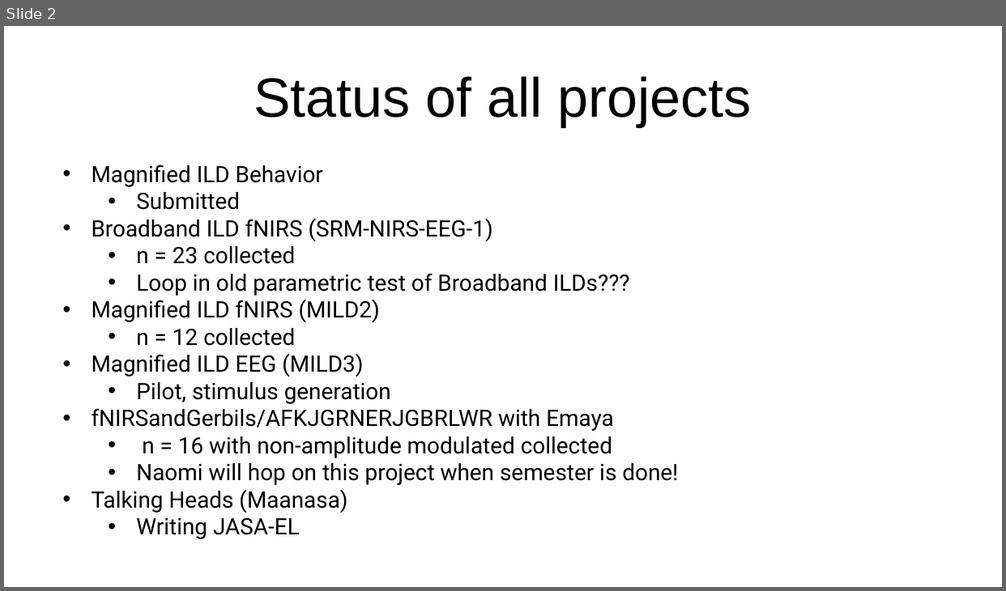
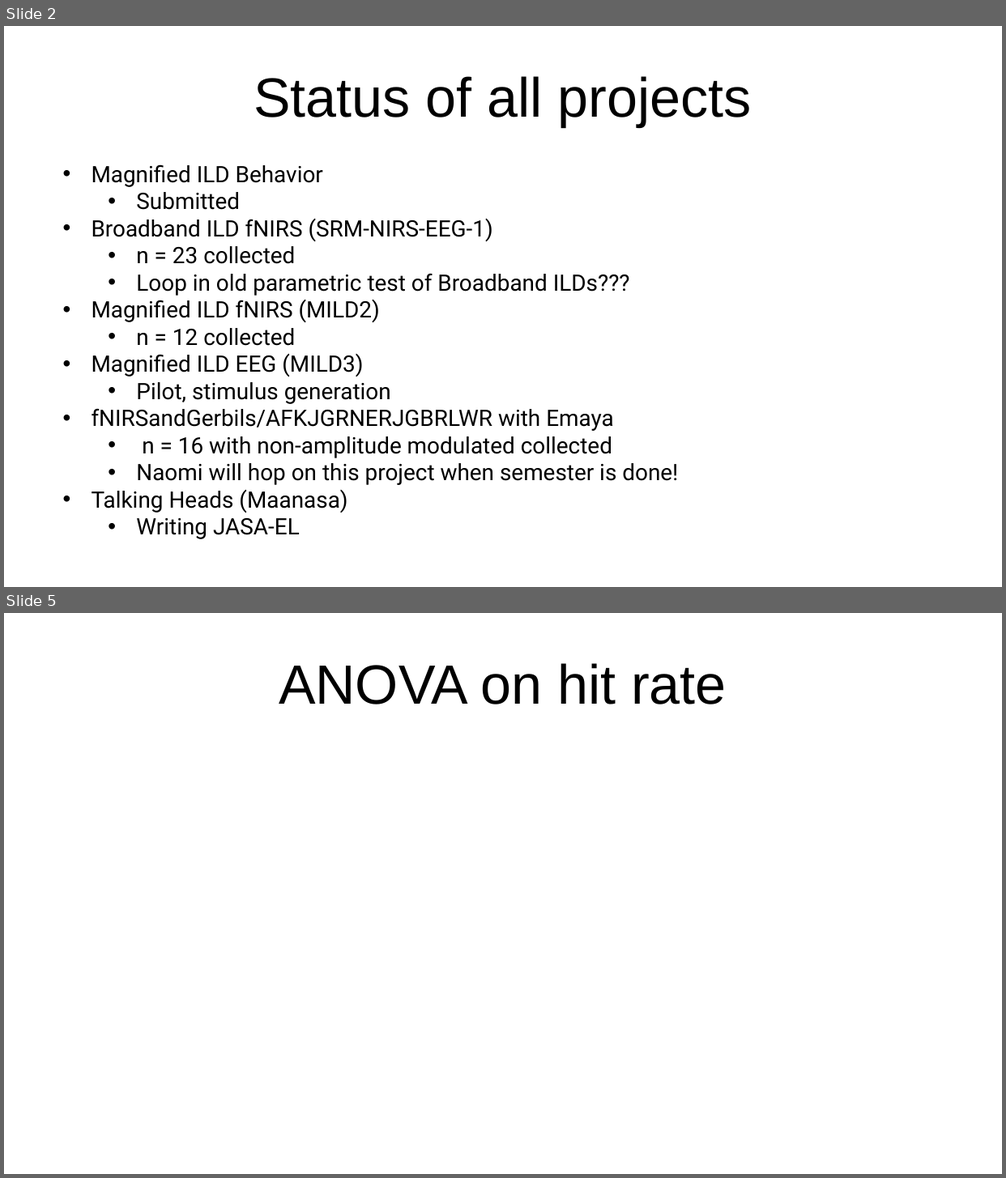
Before and after one commit to brichard28/Broadband-ILD-fNIRS, a slide deck: SRM-NIRS-EEG Update 4-19.pptx. Shown one above the other, each under a label of ours: slide 2 before the commit, slides 2 and 5 after it; the slides between them are not shown. The pictures are 1006x591 and 1006x1178 pixels, drawn with LibreOffice and Linux fonts; fonts in the diff are those of the drawing. Boxes give left, top, right and bottom in pixels: in the first picture for what was removed or moved away, otherwise in the second. Text is boxed around its words. In the diff, an @@ line names an element or a change of style, - is before the commit and + after.

```diff
--- a/SRM-NIRS-EEG Update 4-19.pptx
+++ b/SRM-NIRS-EEG Update 4-19.pptx
@@ slide 5 added at bbox=[4, 613, 1002, 1174], background #FFFFFF @@
@@ title added at bbox=[279, 663, 727, 705], 44 pt, text #000000 @@
+ANOVA on hit rate
```
Also in this commit, not shown: 1 slide changed, 13 other slides added, 10 other files.
